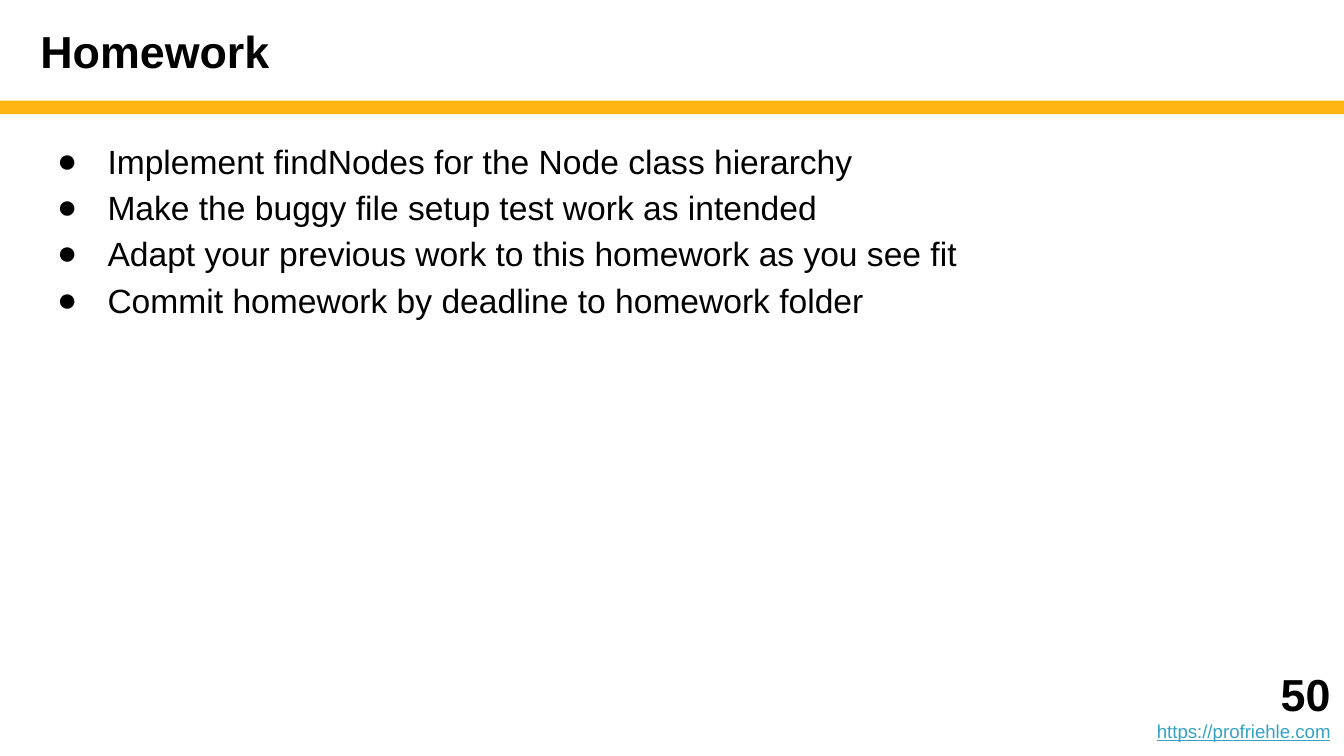
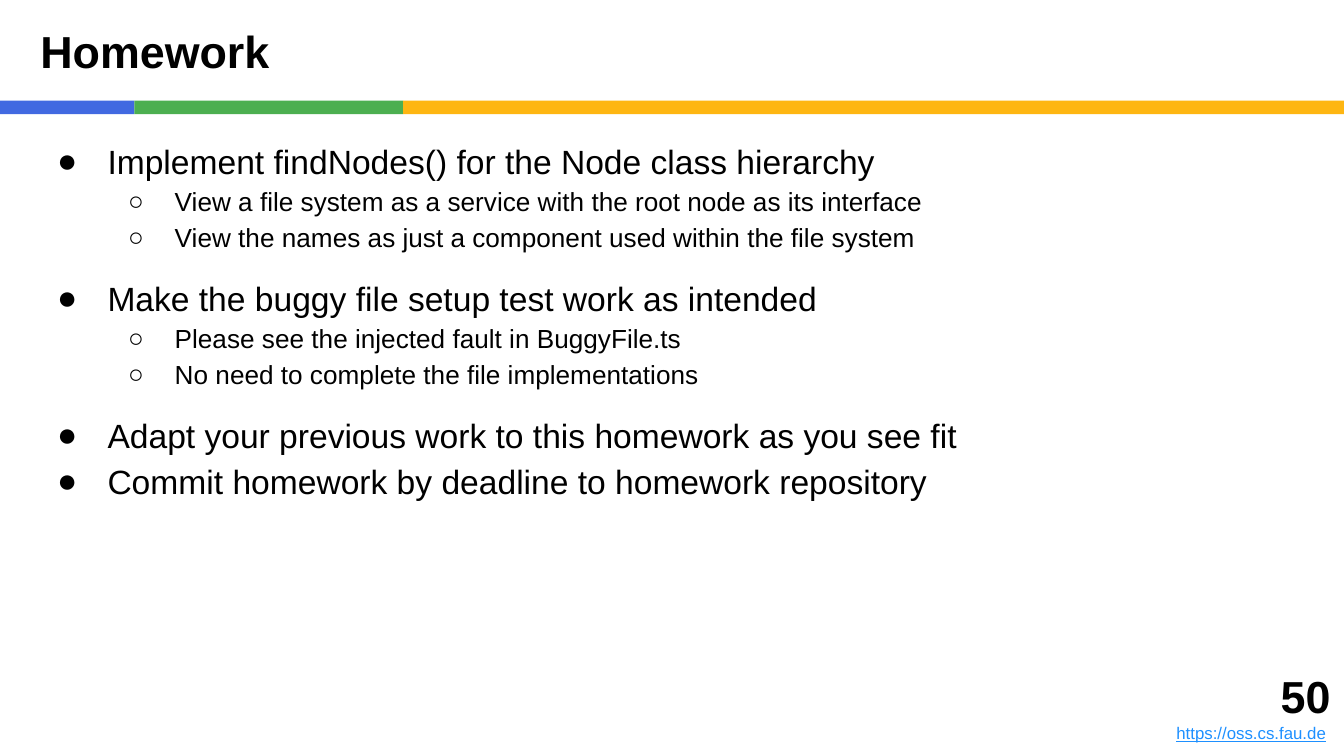
Before and after one commit to dirkriehle/adap-course, a slide deck: slide 50 of Lecture slides/ADAP B05 - Error and Exception Handling.pptx. Drawn at 1344x756 pixels with LibreOffice and Linux fonts; fonts in the diff are those of the drawing. Boxes give left, top, right and bottom in pixels: in the first picture for what was removed or moved away, otherwise in the second. Text is boxed around its words. In the diff, an @@ line names an element or a change of style, - is before the commit and + after.

```diff
--- a/Lecture slides/ADAP B05 - Error and Exception Handling.pptx
+++ b/Lecture slides/ADAP B05 - Error and Exception Handling.pptx
@@ rectangle added at (0, 101, 134, 114), fill #4169E1 @@
@@ rectangle added at (134, 101, 403, 114), fill #4CAF50 @@
@@ rectangle: place and size @@
-rectangle at (0, 101, 1344, 114)
+rectangle at (403, 101, 1344, 114)
@@ text at (108, 149, 921, 253): text changed; size 18 to 14 pt @@
-● Implement findNodes for the Node class hierarchy
+● Implement findNodes() for the Node class hierarchy
+  ○ View a file system as a service with the root node as its interface
+  ○ View the names as just a component used within the file system
@@ text at (108, 286, 956, 454): more space between paragraphs @@
@@ text at (175, 329, 699, 390): paragraphs added @@
+  ○ Please see the injected fault in BuggyFile.ts
+  ○ No need to complete the file implementations
@@ text at (108, 469, 926, 500): text changed @@
-● Commit homework by deadline to homework folder
+● Commit homework by deadline to homework repository
@@ text: place and size @@
-text at (1157, 679, 1331, 742)
+text at (1176, 681, 1331, 743)
@@ text at (1176, 726, 1325, 743): text changed; size 10 to 9 pt; text colour #34A3C5 to #1E90FF @@
-https://profriehle.com
+https://oss.cs.fau.de
```
Also in this commit, not shown: 53 other slides changed, 17 other files.
